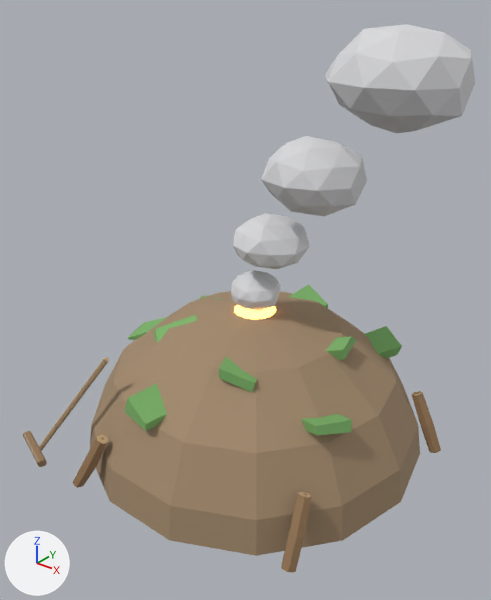
Renders of the glTF model assets/3d/models/asset_charcoal_clamp_burning.glb from each side of a commit.
Before and after are seen from a 50 mm lens placed at (2.64, -3.41, 3.21), pointed at (0.0, -0.11, 1.17). Lighting does not change. The marker at lower left points along +X, +Y and +Z. The picture after the commit comes second.

The first picture shows 'asset_charcoal_clamp_burning'.
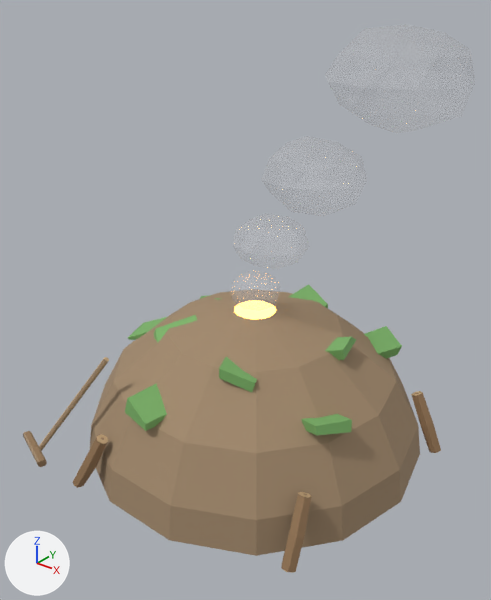
The change, as a list of edits to the scene's bpy script:
```text
Change mat_snow:
    mat_snow.alpha: 1.0 -> 0.16
```

Changed parts and their boxes [x1, y1, x2, y2] in the pictures (491 x 600 px):
'asset_charcoal_clamp_burning', surface changed
    both: [228, 24, 475, 398]
